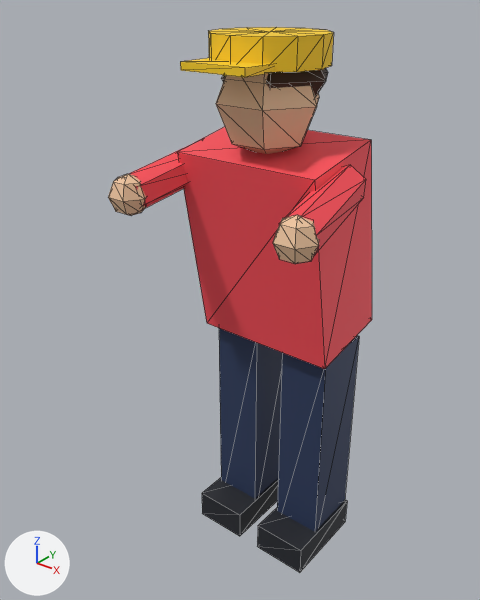
One commit to the glTF model games/drift-foundry/src/game/art/shopper-player.glb: the scene before it, then after it.
Camera for both pictures: a 50 mm camera at (1.08, -0.219, 1.814) aimed at (-0.071, 1.219, 0.923). The lights are fixed; the arrows at lower left show +X, +Y and +Z. The picture after the commit comes second. Mesh edges are drawn as thin lines. Vertices at exactly the same position are counted once.

In view in the first picture: 'shopper-player'.
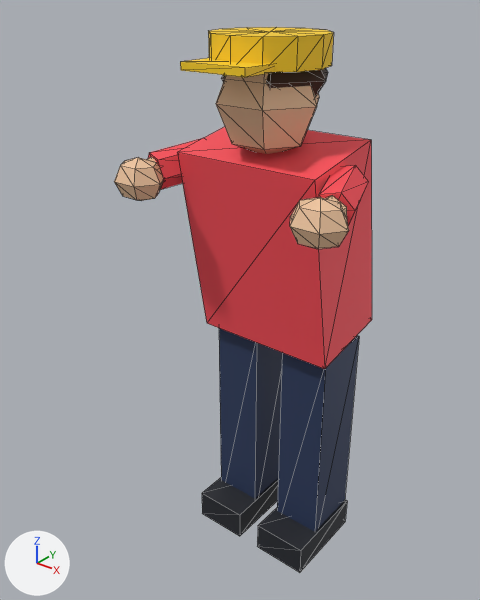
What differs and where, as boxes [x1, y1, x2, y2] in the pictures (480 x 600 px):
```json
{"object": "shopper-player", "change": "reshaped", "before": [108, 27, 372, 572], "after": [114, 27, 372, 572]}
{"part": 1, "of": "me_mesh_0", "change": "added", "after": [114, 157, 164, 201], "on screen": "beige"}
{"part": 2, "of": "me_mesh_0", "change": "added", "after": [290, 197, 349, 249], "on screen": "beige"}
{"part": 3, "of": "me_mesh_0", "change": "deleted", "before": [108, 174, 146, 216], "on screen": "beige"}
{"part": 4, "of": "me_mesh_0", "change": "deleted", "before": [273, 215, 319, 264], "on screen": "beige"}
{"part": 5, "of": "me_mesh_0", "change": "built on", "before": [129, 145, 366, 255], "after": [146, 138, 369, 226]}
```

Scene script edits in JSON lines:
```json
{"block": "me_mesh_0", "where": "# used by ob_shopper_player; location = (0.0, 0.0, 0.0)"}
{"op": "remove", "block": "me_mesh_0", "code": "me_mesh_0.from_pydata(...)  # 184 vertices, 312 faces; spans x -0.34..0.34, y 0.94..1.52, z 0.0..1.69"}
{"op": "add", "block": "me_mesh_0", "code": "me_mesh_0.from_pydata(...)  # 210 vertices, 360 faces; spans x -0.38..0.38, y 0.99..1.52, z 0.0..1.69"}
{"block": "me_mesh_0", "change": "me_mesh_0 part 1: a new loose piece, a UV sphere (6 segments, 4 rings, poles along z) spanning x -0.38..-0.22, y 0.99..1.11, z 1.23..1.36, in mat_f1c7a1 (beige #f1c7a1)"}
{"block": "me_mesh_0", "change": "me_mesh_0 part 2: a new loose piece, a UV sphere (6 segments, 4 rings, poles along z) spanning x 0.22..0.38, y 0.99..1.11, z 1.23..1.36, in mat_f1c7a1 (beige #f1c7a1)"}
{"block": "me_mesh_0", "change": "me_mesh_0 part 3: the loose piece of 20 vertices spanning x -0.34..-0.22, y 0.94..1.04, z 1.21..1.33 is deleted"}
{"block": "me_mesh_0", "change": "me_mesh_0 part 4: the loose piece of 20 vertices spanning x 0.22..0.34, y 0.94..1.04, z 1.21..1.33 is deleted"}
{"block": "me_mesh_0", "change": "me_mesh_0 part 5"}
{"block": "me_mesh_0", "change": "26 vertices are removed from x -0.33..0.33, y 0.98..1.29, z 1.22..1.38"}
{"block": "me_mesh_0", "change": "48 faces are deleted"}
{"block": "me_mesh_0", "change": "24 vertices are added at x -0.35..0.34, y 1.04..1.3, z 1.25..1.38"}
{"block": "me_mesh_0", "change": "8 new vertices lie (0.0, 0.06, 0.01) away from vertices in x -0.34..0.34, y 1.04..1.06, z 1.25..1.34"}
{"block": "me_mesh_0", "change": "8 new vertices lie (0.0, 0.01, -0.04) away from vertices in x -0.34..0.34, y 1.04..1.11, z 1.33..1.35"}
{"block": "me_mesh_0", "change": "6 new vertices lie (0.06, 0.17, 0.02) away from vertices in x -0.35..-0.25, y 1.09..1.13, z 1.26..1.36"}
{"block": "me_mesh_0", "change": "6 new vertices lie (0.06, -0.17, -0.02) away from vertices in x 0.19..0.29, y 1.26..1.3, z 1.28..1.38"}
{"block": "me_mesh_0", "change": "48 new faces join them, mat_ff4f5a (red #ff4f5a)"}
{"block": "me_mesh_0", "change": "48 new faces join them, mat_f1c7a1 (beige #f1c7a1)"}
```
